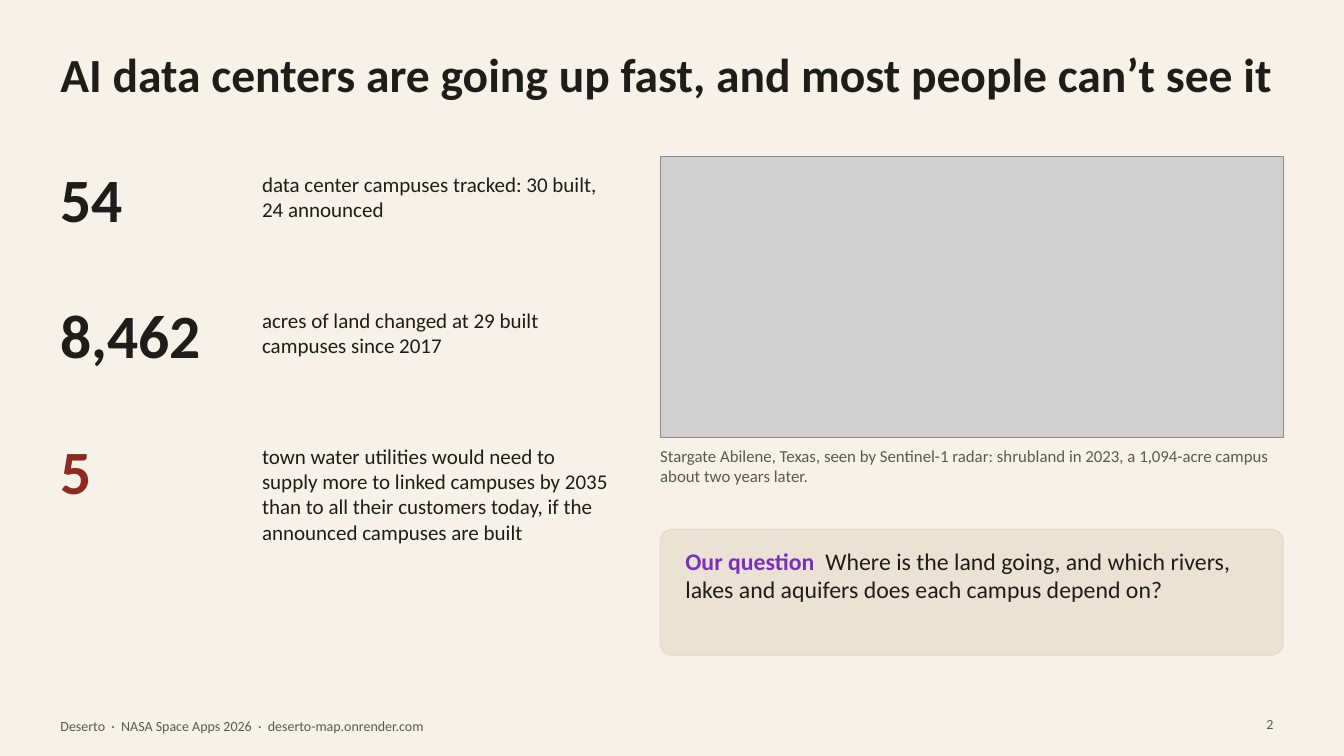
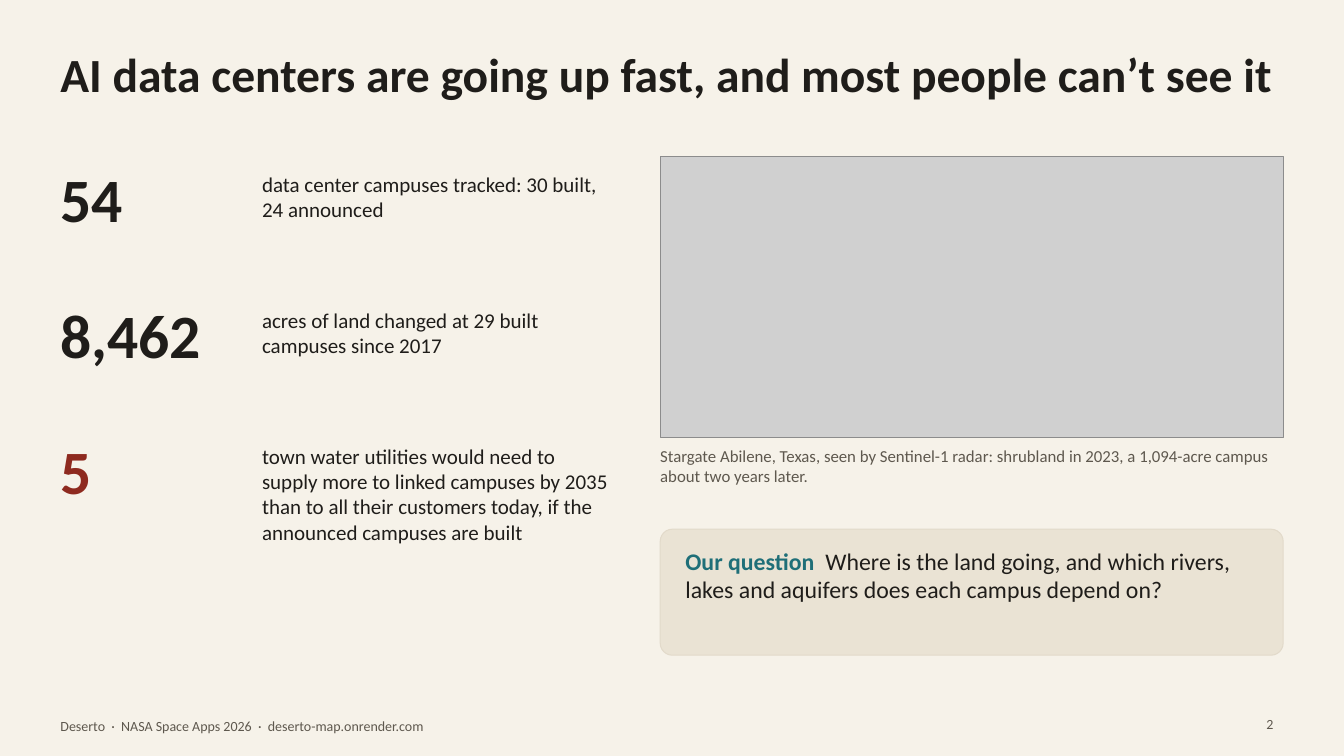
Before and after one commit to acho5750/NASA_Deserto, a slide deck: slide 2 of docs/deck/Data_Centers_and_Water_deck.pptx. Drawn at 1344x756 pixels with LibreOffice and Linux fonts; fonts in the diff are those of the drawing; grey boxes stand for pictures. Boxes give left, top, right and bottom in pixels: in the first picture for what was removed or moved away, otherwise in the second. Text is boxed around its words. In the diff, an @@ line names an element or a change of style, - is before the commit and + after.

```diff
--- a/docs/deck/Data_Centers_and_Water_deck.pptx
+++ b/docs/deck/Data_Centers_and_Water_deck.pptx
@@ text "Our question Where is the ..." at <box>685,553,1230,602</box>: text colour #7B2FBE to #1F6F78 in "Our question" @@
```
Also in this commit, not shown: 5 other slides changed, 2 other files.
